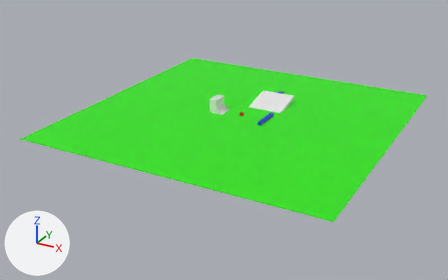
The OBJ model data/levels/skate0/skate0.obj, before and after one commit.
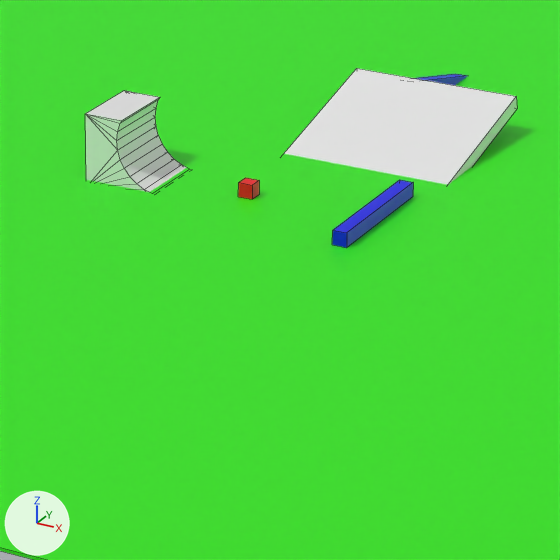
Each version is shown whole from a 50 mm camera at (176.0, -344.5, 151.4) aimed at (-6.5, -12.6, -14.5), then close up on the part from 43% to 68% of the width and 27% to 67% of the height. The lights are fixed; the arrows at lower left show +X, +Y and +Z. The close-ups show mesh edges as thin lines. Where no turn or scale is listed for an object, it has been applied to the vertices.

In view in the first close-up: 'skate0'.
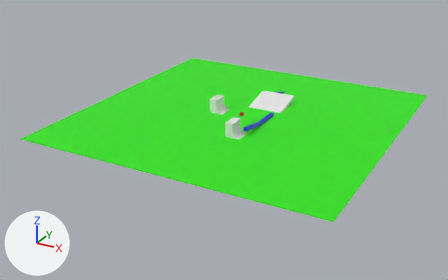
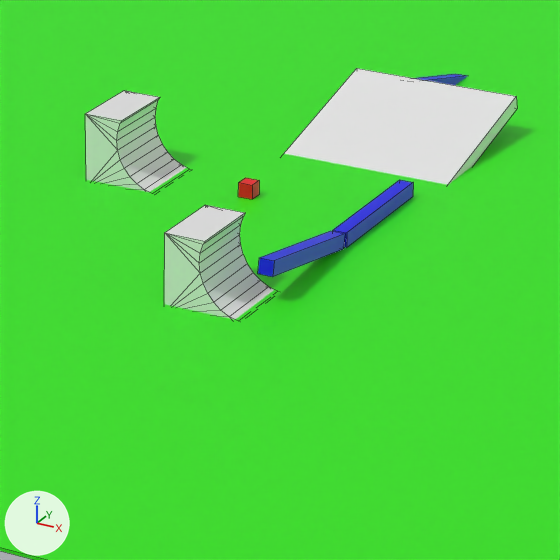
The edits, one by one:
me_skate0 has 70 vertices, 71 faces and spans x -100.0..100.0, y -100.0..100.0, z -2.0..9.0.
me_skate0 is used by ob_skate0; location (0.0, 0.0, 0.0).
me_skate0 part 1: the loose piece of 8 vertices spanning x 4.0..6.0, y 38.0..58.0, z -2.0..5.0 is copied, and the copy is moved by (13.0, -68.0, 1.0); it spans x 17.0..19.0, y -31.0..-11.0, z 0.0..6.0.
me_skate0 part 2: the loose piece of 30 vertices spanning x -22.0..-11.0, y -5.0..5.0, z -1.0..9.0 is copied, and the copy is moved by (29.0, -32.0, 0.0); it spans x 8.0..18.0, y -37.0..-26.0, z -1.0..9.0.

Location of each change, [x1, y1, x2, y2] in pixels of the close-ups (560 x 560 px):
part 1 of me_skate0, added (blue): after [258, 231, 345, 277]
part 2 of me_skate0, added: after [164, 205, 274, 320]
